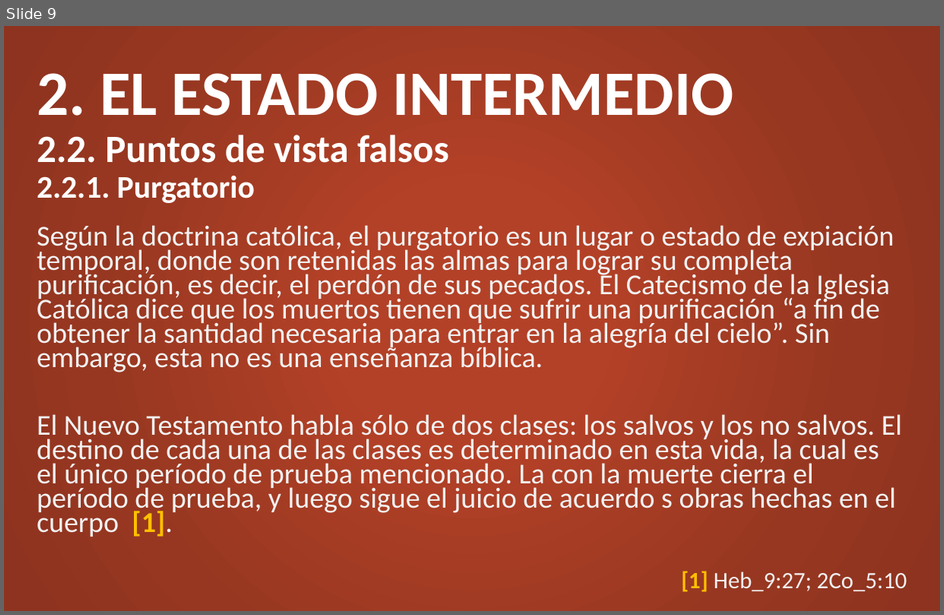
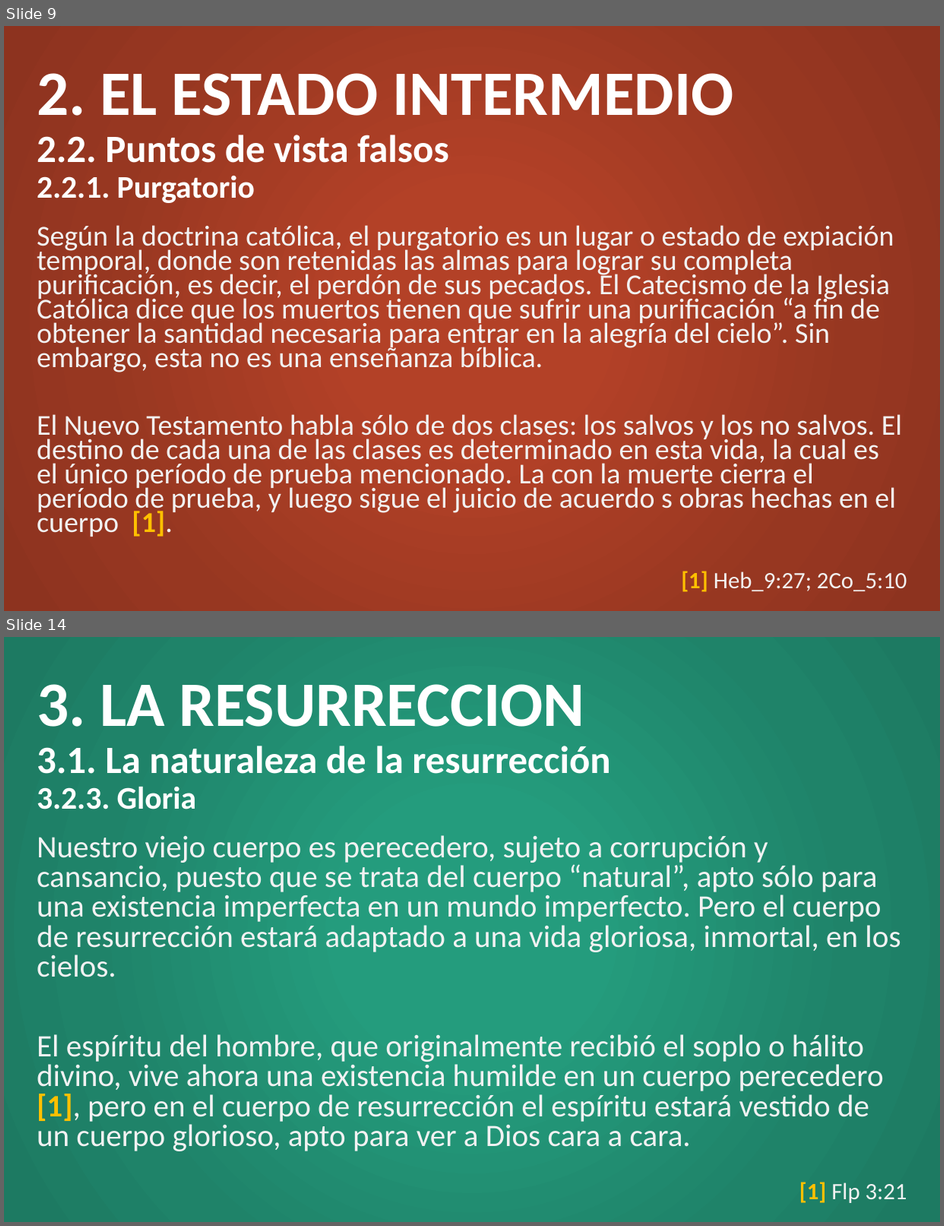
Before and after one commit to CreyTuning/documents, a slide deck: slideshow/Teologia Sistematica y Biblica - Myer Pearlman/Clases/10. Acontecimientos finales.pptx. Shown one above the other, each under a label of ours: slide 9 before the commit, slides 9 and 14 after it; the slides between them are not shown. The pictures are 944x615 and 944x1226 pixels, drawn with LibreOffice and Linux fonts; fonts in the diff are those of the drawing. Boxes give left, top, right and bottom in pixels: in the first picture for what was removed or moved away, otherwise in the second. Text is boxed around its words. In the diff, an @@ line names an element or a change of style, - is before the commit and + after.

```diff
--- a/slideshow/Teologia Sistematica y Biblica - Myer Pearlman/Clases/10. Acontecimientos finales.pptx
+++ b/slideshow/Teologia Sistematica y Biblica - Myer Pearlman/Clases/10. Acontecimientos finales.pptx
@@ slide 14 added at (4, 637, 940, 1222), background gradient #249C7D to #1F8369 to #1D7A62 @@
@@ title added at (37, 684, 610, 810), 29.7 pt, text #FFFFFF, bold @@
+3. LA RESURRECCION
+3.1. La naturaleza de la resurrección
+3.2.3. Gloria
@@ text added at (37, 835, 901, 1152), 24 pt, text #F2F2F2 @@
+Nuestro viejo cuerpo es perecedero, sujeto a corrupción y cansancio, puesto que se trata del cuerpo “natural”, apto sólo para una existencia imperfecta en un mundo imperfecto. Pero el cuerpo de resurrección estará adaptado a una vida gloriosa, inmortal, en los cielos.
+El espíritu del hombre, que originalmente recibió el soplo o hálito divino, vive ahora una existencia humilde en un cuerpo perecedero [1], pero en el cuerpo de resurrección el espíritu estará vestido de un cuerpo glorioso, apto para ver a Dios cara a cara.
@@ text added at (800, 1182, 908, 1203), 18 pt, text #F2F2F2 @@
+[1] Flp 3:21
```
Also in this commit, not shown: 2 slides changed, 2 other slides added, 2 other files.
